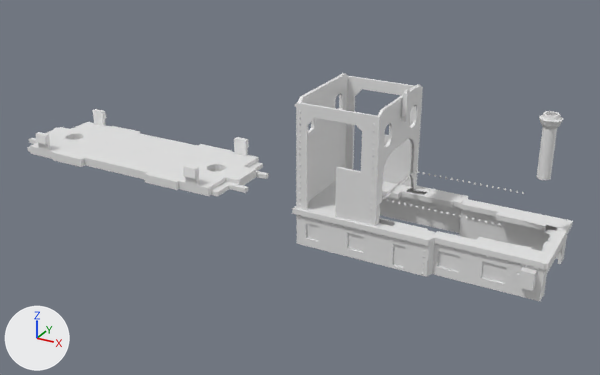
What one commit did to the Blender file hunslet/v2.blend.
One viewpoint serves both versions: a 50 mm lens placed at (0.0559, -0.1664, 0.0866), pointed at (-0.0358, 0.0003, 0.0033). The axes (+X, +Y, +Z) are drawn at lower left. The lights are the same throughout.

Objects in the first picture: 'ChassisV2.0', 'loco2', 'steam'.
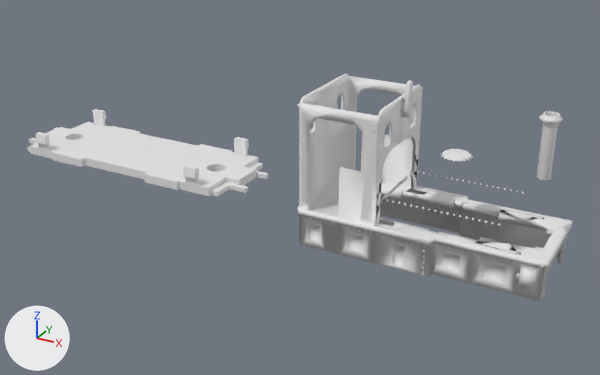
The change, as a list of edits to the scene's bpy script:
```text
Change me_cylinder_001:
    used by ob_cylinder; location = (0.0, 0.0, 0.0128); rotation_euler = (0.0, 1.571, 0.0), in degrees (0, 90, 0); scale = (0.00616, 0.00616, 0.00616)
    remove me_cylinder_001.from_pydata(...)  # 556 vertices, 516 faces, 1 loose edge; spans x -1.07..1.59, y -0.01..1.73, z -1.78..4.55
    add me_cylinder_001.from_pydata(...)  # 611 vertices, 570 faces, 1 loose edge; spans x -1.16..1.59, y -0.01..1.73, z -1.78..4.55
    me_cylinder_001 part 1: 55 vertices added at x -1.16..1.43, y 0.0..1.72, z -1.78..-1.08
    me_cylinder_001 part 2: 4 vertices moved from x 0.88..1.52, y 0.9..1.21, z 4.16..4.24 to x 0.88..1.52, y 0.85..1.17, z 4.16..4.24
Change me_cube_002:
    used by ob_loco2; location = (0.0, 0.0, 0.0051); scale = (0.0115, 0.0132, 0.0115)
    remove me_cube_002.from_pydata(...)  # 506 vertices, 464 faces; spans x -2.69..2.46, y 0.0..1.0, z -0.88..2.23
    add me_cube_002.from_pydata(...)  # 530 vertices, 488 faces; spans x -2.61..2.46, y 0.0..1.0, z -0.88..2.23
    me_cube_002 part 3: 213 vertices moved from x -2.69..2.18, y 0.0..1.0, z -0.88..2.23 to x -2.61..2.23, y 0.0..1.0, z -0.88..2.23; 9 vertices removed from x -2.63..-2.08, y 0.02..0.95, z -0.88..2.11; 33 vertices added at x -2.53..-2.3, y 0.0..0.95, z -0.88..2.15
    me_cube_002 part 4: 399 kept faces spanning x -2.61..2.46, y 0.0..1.0, z -0.88..2.23 are now shaded smooth
Add me_sphere:
    me_sphere.from_pydata(...)  # 193 vertices, 192 faces; spans x -0.0085..0.0085, y -0.0085..0.0085, z -0.0052..-0.003
    me_sphere.polygons.foreach_set('use_smooth', [True] * 192)
Add ob_sphere:
    ob_sphere = bpy.data.objects.new('Sphere', me_sphere)
    ob_sphere.location = (0.0037, 0.0, 0.0213)
    ob_sphere.scale = (0.373, 0.373, 0.373)
```

Boxes [x1, y1, x2, y2] around the edits, measured in the pictures (600 x 375 px; the box of a moved part takes in the faces that stretch with it):
'loco2', reshaped: before [292, 73, 573, 301]; after [297, 74, 573, 301]
'Sphere', added: after [442, 149, 471, 161]
part 3 of me_cube_002, moved or reshaped: before [292, 73, 565, 260]; after [297, 74, 565, 260]
part 4 of me_cube_002, shading changed: [337, 81, 573, 301] in both
